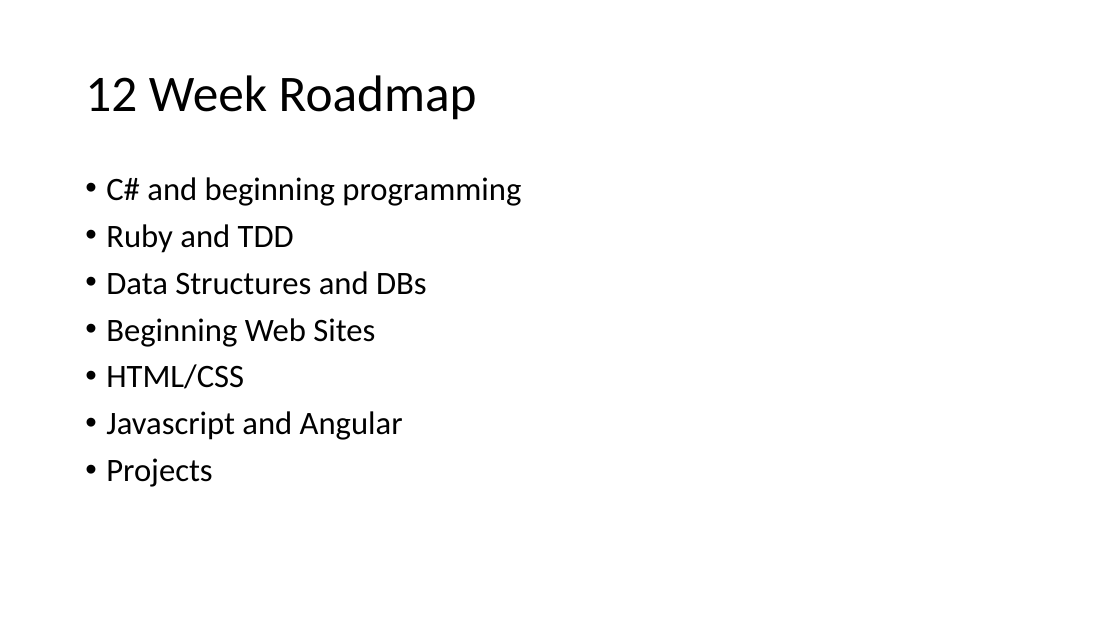
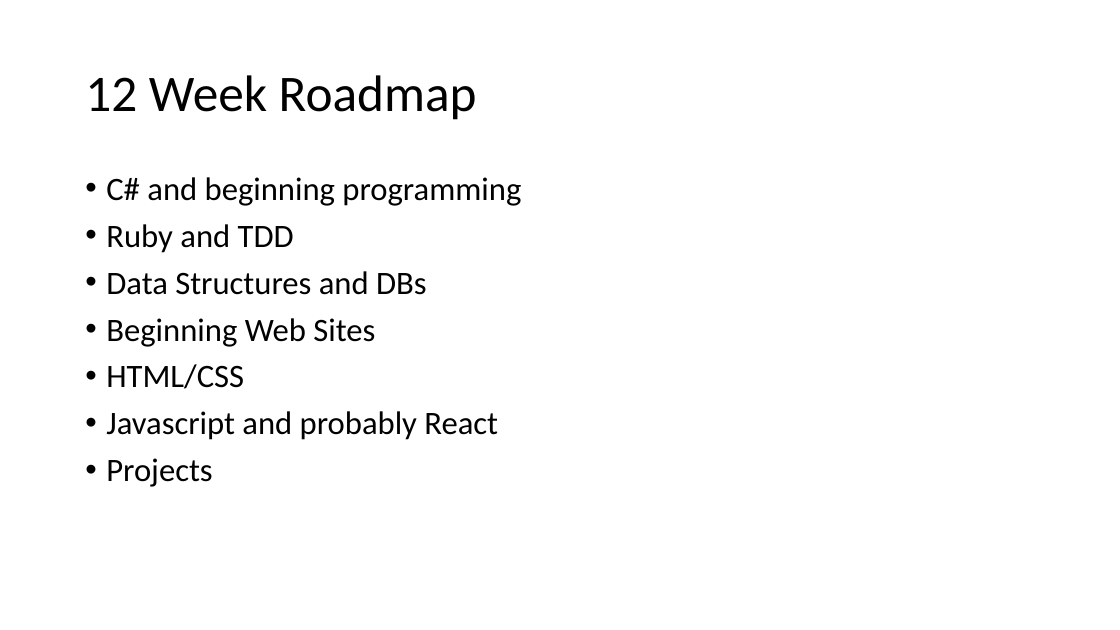
Before and after one commit to uugengiven/academypgh, a slide deck: slide 6 of Code/Slides/Academy PGH 1.1.pptx (slide 5 before the commit). Drawn at 1120x630 pixels with LibreOffice and Linux fonts; fonts in the diff are those of the drawing. Boxes give left, top, right and bottom in pixels: in the first picture for what was removed or moved away, otherwise in the second. Text is boxed around its words. In the diff, an @@ line names an element or a change of style, - is before the commit and + after.

```diff
--- a/Code/Slides/Academy PGH 1.1.pptx
+++ b/Code/Slides/Academy PGH 1.1.pptx
@@ text at box(106, 411, 498, 440): text changed @@
-• Javascript and Angular
+• Javascript and probably React
```
Also in this commit, not shown: 8 other slides changed, 1 slide added, 13 other files.
